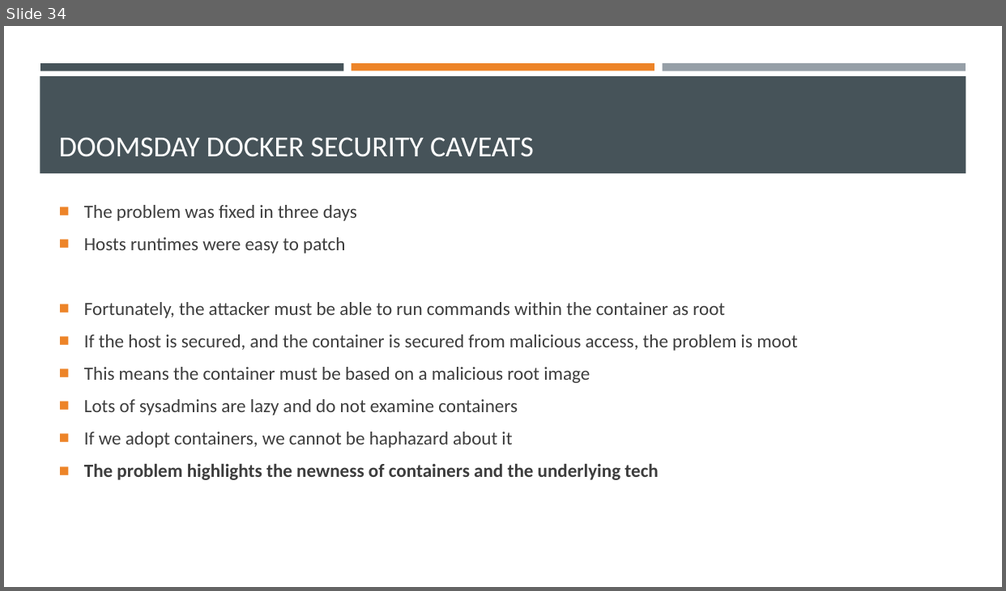
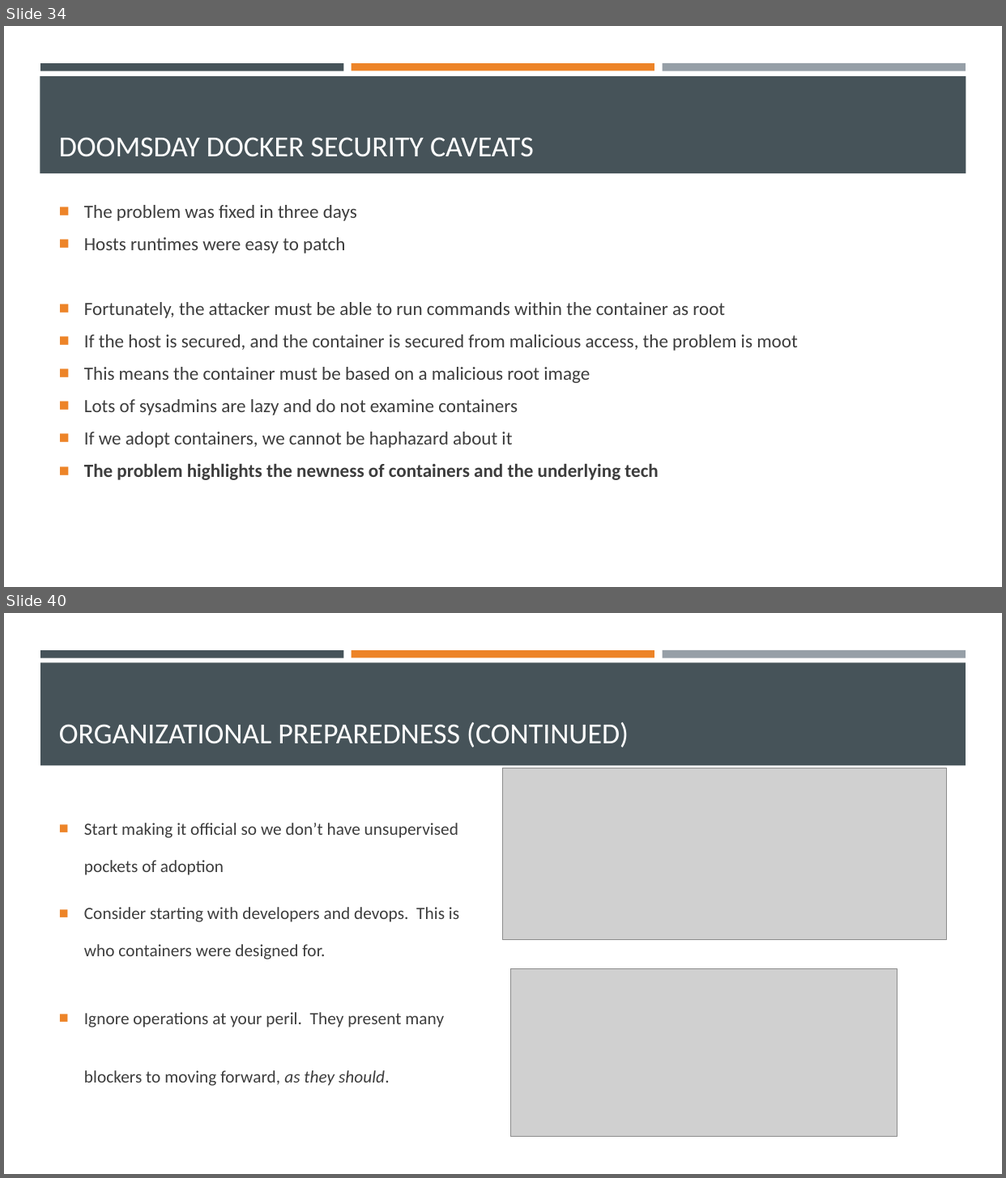
Before and after one commit to EnterpriseProductsLP/introduction-to-docker, a slide deck: presentation/presentation.pptx. Shown one above the other, each under a label of ours: slide 34 before the commit, slides 34 and 40 after it; the slides between them are not shown. The pictures are 1006x591 and 1006x1178 pixels, drawn with LibreOffice and Linux fonts; fonts in the diff are those of the drawing; grey boxes stand for pictures. Boxes give left, top, right and bottom in pixels: in the first picture for what was removed or moved away, otherwise in the second. Text is boxed around its words. In the diff, an @@ line names an element or a change of style, - is before the commit and + after.

```diff
--- a/presentation/presentation.pptx
+++ b/presentation/presentation.pptx
@@ slide 40 added at [4, 613, 1002, 1174], background #FFFFFF; not listed: 3 template elements that a slide beside it also shows @@
@@ rectangle added at [40, 662, 966, 766], fill #465359 @@
@@ title added at [59, 722, 629, 747], 28 pt, text #FFFFFF @@
+ORGANIZATIONAL PREPAREDNESS (CONTINUED)
@@ picture added at [503, 768, 948, 939] @@
@@ text added at [84, 823, 459, 1086], 16.6 pt, text #3D3D3D @@
+■ Start making it official so we don’t have unsupervised pockets of adoption
+■ Consider starting with developers and devops. This is who containers were designed for.
+■ Ignore operations at your peril. They present many blockers to moving forward, as they should.
@@ picture added at [511, 969, 897, 1137] @@
```
Also in this commit, not shown: 5 other slides added.
